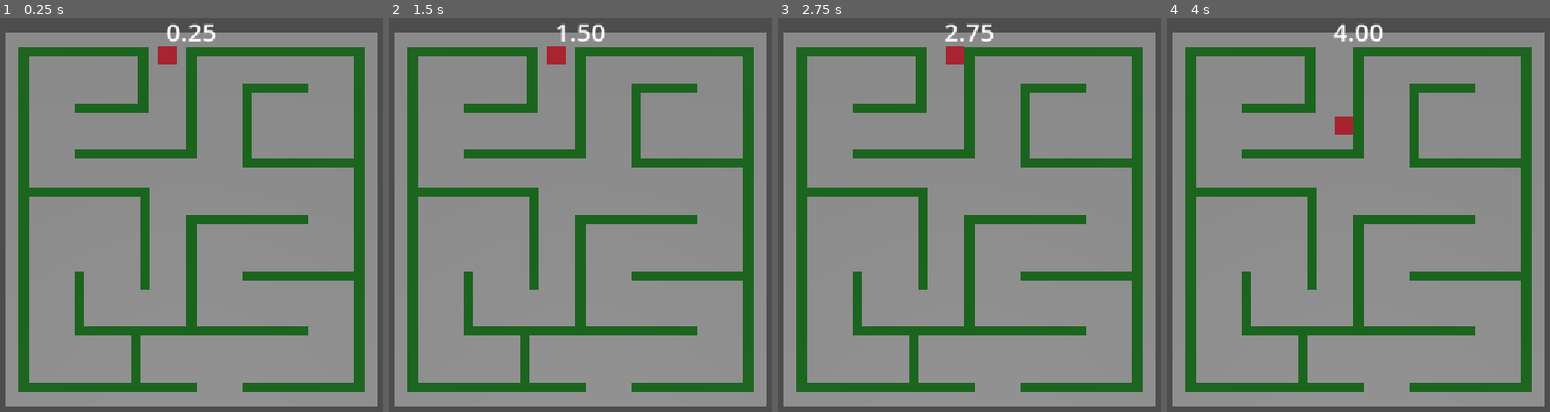
Above: before the commit, frames 1-4 (left to right).
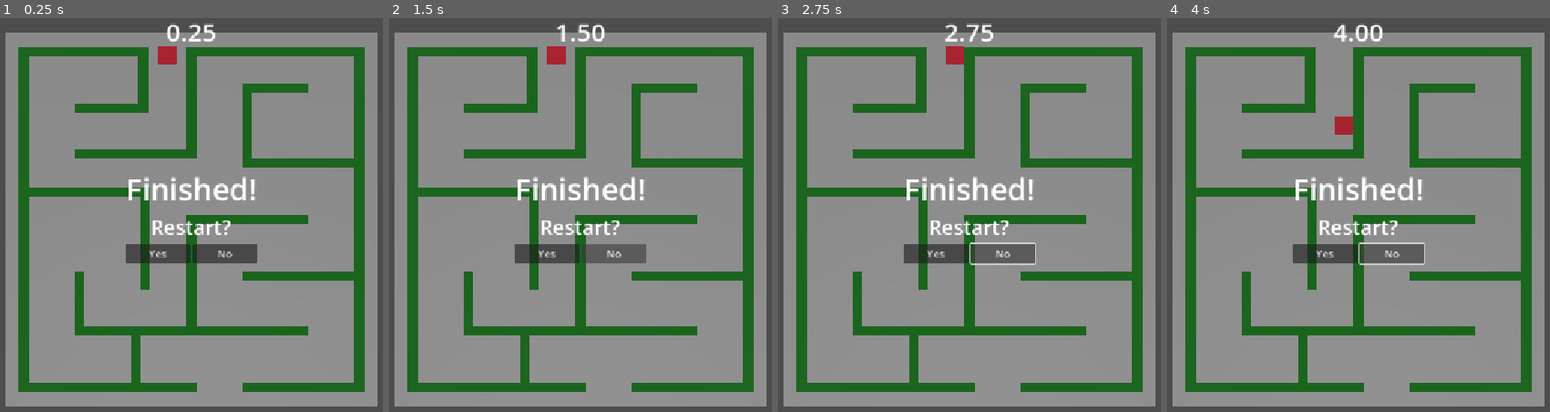
Above: after the commit, the same moments.

Repository: danijmoss/LightMaze
Game: Godot game, scene res://Scenes/main.tscn
The game is run twice, just before and just after one commit, with the same random seed, the same clock (stepped at 60 frames per second) and the same inputs.
Inputs (mouse positions are in pixels of both pictures, inside the frame that each line leads up to):
- Up to frame 1 (0.25 s): no input
- Up to frame 2 (1.5 s): click (546, 254) at 0.5 s, where only the run after the commit has a clickable "Yes"; click (614, 254) at 1.25 s, where only the run after the commit has a clickable "No"
- Up to frame 3 (2.75 s): hold Right (ui_right) from 2.03 s (still down)
- Up to frame 4 (4 s): release Right (ui_right) at 2.78 s; hold Down (ui_down) 2.78-3.53 s; hold Right (ui_right) from 3.53 s (still down)

The runs differ from the first frame. In frame 1, 2.8% of the frame differs, in the area x 32-68%, y 40-63%; in frame 2, 2.8%; in frame 3, 3.0%; in frame 4, 3.0%.

Commit message:
Created Level Finish and Restart Menu Panel

Diff:
--- a/Scenes/main.tscn
+++ b/Scenes/main.tscn
@@ -233,21 +233,43 @@
 theme_override_font_sizes/font_size = 40
 text = "0.00"
 
-[node name="ResultLabel" type="Label" parent="HUD" unique_id=1501499448]
-visible = false
+[node name="ResultPanel" type="VBoxContainer" parent="HUD" unique_id=1357908782]
 anchors_preset = 8
 anchor_left = 0.5
 anchor_top = 0.5
 anchor_right = 0.5
 anchor_bottom = 0.5
-offset_left = -35.0
-offset_top = -11.5
-offset_right = 35.0
-offset_bottom = 11.5
+offset_left = -104.0
+offset_top = -82.0
+offset_right = 104.0
+offset_bottom = 82.0
 grow_horizontal = 2
 grow_vertical = 2
+
+[node name="ResultLabel" type="Label" parent="HUD/ResultPanel" unique_id=1501499448]
+layout_mode = 2
 theme_override_font_sizes/font_size = 48
 text = "Finished!"
 horizontal_alignment = 1
 
+[node name="RestartLabel" type="Label" parent="HUD/ResultPanel" unique_id=1358492300]
+layout_mode = 2
+theme_override_font_sizes/font_size = 32
+text = "Restart?"
+horizontal_alignment = 1
+
+[node name="ButtonRow" type="HBoxContainer" parent="HUD/ResultPanel" unique_id=521398512]
+layout_mode = 2
+alignment = 1
+
+[node name="YesButton" type="Button" parent="HUD/ResultPanel/ButtonRow" unique_id=67249226]
+layout_mode = 2
+size_flags_horizontal = 3
+text = "Yes"
+
+[node name="NoButton" type="Button" parent="HUD/ResultPanel/ButtonRow" unique_id=932869241]
+layout_mode = 2
+size_flags_horizontal = 3
+text = "No"
+
 [connection signal="body_entered" from="Goal" to="." method="_on_goal_body_entered"]
